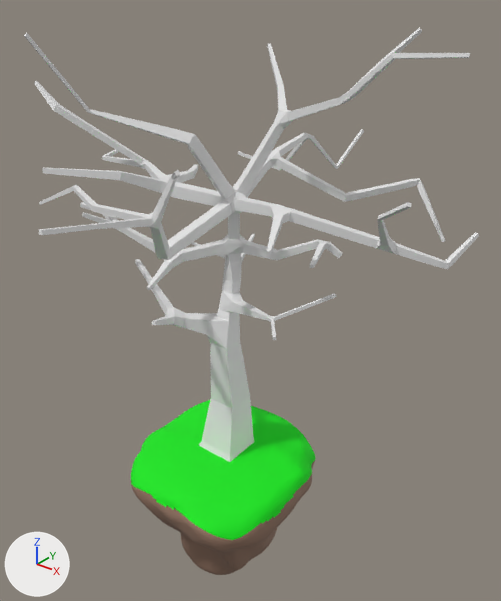
The FBX model IslaJam.fbx as it was, and as the next commit left it.
Camera for both pictures: a 50 mm lens placed at (76.5, -77.8, 93.4), pointed at (9.2, 6.3, 41.2). Lighting does not change. The marker at lower left points along +X, +Y and +Z. The picture after the commit comes second. Where no turn or scale is listed for an object, it has been applied to the vertices.

Names of what the first picture shows: 'ArbolCentral', 'Isla'.
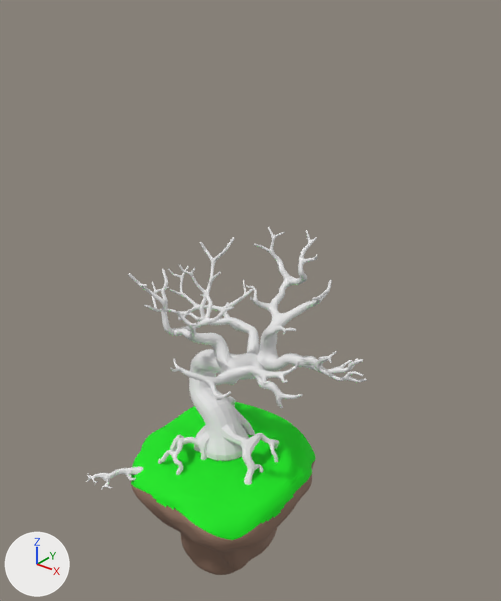
Commit message: isla principal algo actualizada (mañana la termino))

Edits to the scene script, one JSON object a line:
```json
{"op": "add", "block": "me_mesh_004", "code": ["me_mesh_004 = bpy.data.meshes.new('Mesh.004')", "me_mesh_004.from_pydata(...)  # 1316 vertices, 1314 faces; spans x -10.48..-1.91, y -5.77..2.85, z -2.15..0.97"]}
{"op": "add", "block": "me_mesh_003", "code": ["me_mesh_003 = bpy.data.meshes.new('Mesh.003')", "me_mesh_003.from_pydata(...)  # 799 vertices, 796 faces; spans x -7.8..3.2, y -4.9..11.2, z -8.0..2.0"]}
{"op": "add", "block": "me_mesh_002", "code": ["me_mesh_002 = bpy.data.meshes.new('Mesh.002')", "me_mesh_002.from_pydata(...)  # 747 vertices, 744 faces; spans x -7.3..-0.08, y -11.48..-1.27, z -1.28..3.89"]}
{"op": "add", "block": "me_mesh_001", "code": ["me_mesh_001 = bpy.data.meshes.new('Mesh.001')", "me_mesh_001.from_pydata(...)  # 686 vertices, 684 faces; spans x -2.22..10.76, y -5.91..6.14, z -2.29..6.56"]}
{"op": "add", "block": "me_mesh", "code": ["me_mesh = bpy.data.meshes.new('Mesh')", "me_mesh.from_pydata(...)  # 45456 vertices, 45436 faces; spans x -25.8..26.1, y -16.3..23.0, z -1.4..35.9"]}
{"op": "remove", "block": "ob_arbolcentral", "code": ["ob_arbolcentral = bpy.data.objects.new('ArbolCentral', me_plane_002)", "ob_arbolcentral.location = (7.9, 1.3, 10.8)"]}
{"op": "add", "block": "ob_plane", "code": ["ob_plane = bpy.data.objects.new('Plane', me_mesh_004)", "ob_plane.location = (2.4, -15.0, 11.7)"]}
{"op": "add", "block": "ob_plane_004", "code": ["ob_plane_004 = bpy.data.objects.new('Plane.004', me_mesh_003)", "ob_plane_004.location = (6.9, 0.7, 19.4)"]}
{"op": "add", "block": "ob_plane_003", "code": ["ob_plane_003 = bpy.data.objects.new('Plane.003', me_mesh_002)", "ob_plane_003.location = (8.0, 0.6, 13.4)"]}
{"op": "add", "block": "ob_plane_002", "code": ["ob_plane_002 = bpy.data.objects.new('Plane.002', me_mesh_001)", "ob_plane_002.location = (8.0, 0.6, 13.4)"]}
{"op": "add", "block": "ob_plane_001", "code": ["ob_plane_001 = bpy.data.objects.new('Plane.001', me_mesh)", "ob_plane_001.location = (8.0, 0.6, 13.4)"]}
```

Boxes [x1, y1, x2, y2] around the edits, measured in the pictures (501 x 601 px):
```json
{"object": "ArbolCentral", "change": "deleted", "before": [24, 28, 479, 462]}
{"object": "Plane.001", "change": "added", "after": [128, 227, 367, 461]}
{"object": "Plane.002", "change": "added", "after": [220, 424, 279, 485]}
{"object": "Plane.003", "change": "added", "after": [158, 432, 210, 475]}
{"object": "Plane", "change": "added", "after": [86, 466, 143, 490]}
{"object": "Plane.004", "change": "added", "after": [194, 396, 255, 451]}
```
